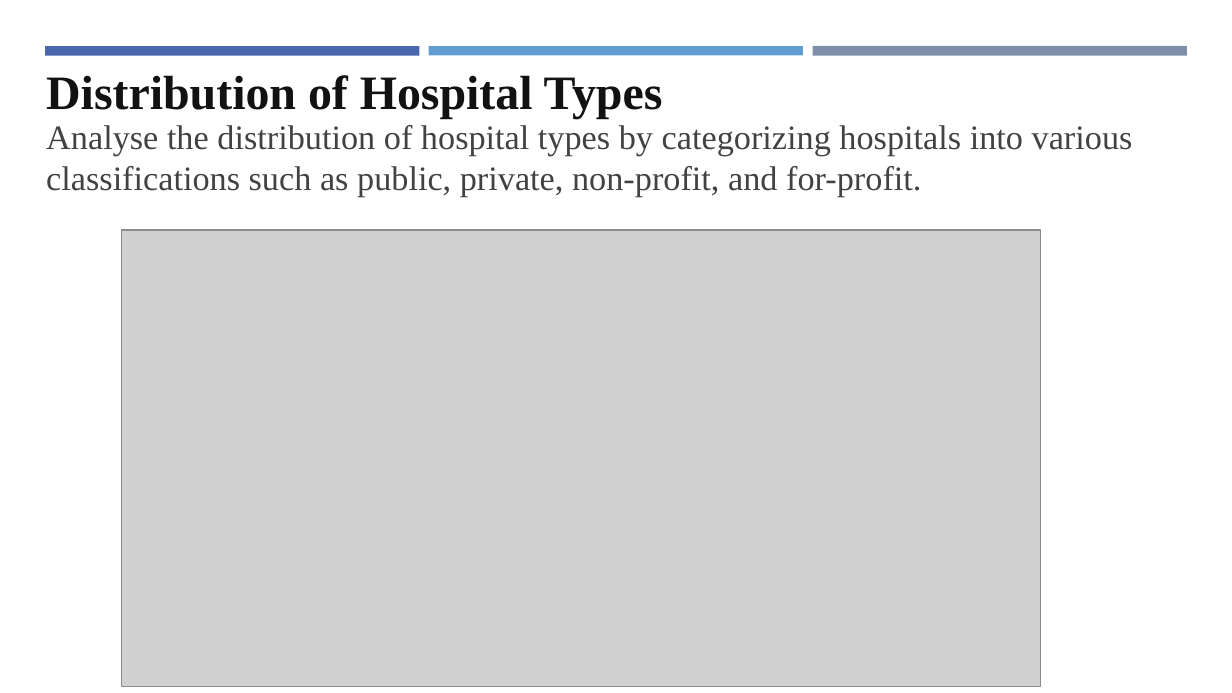
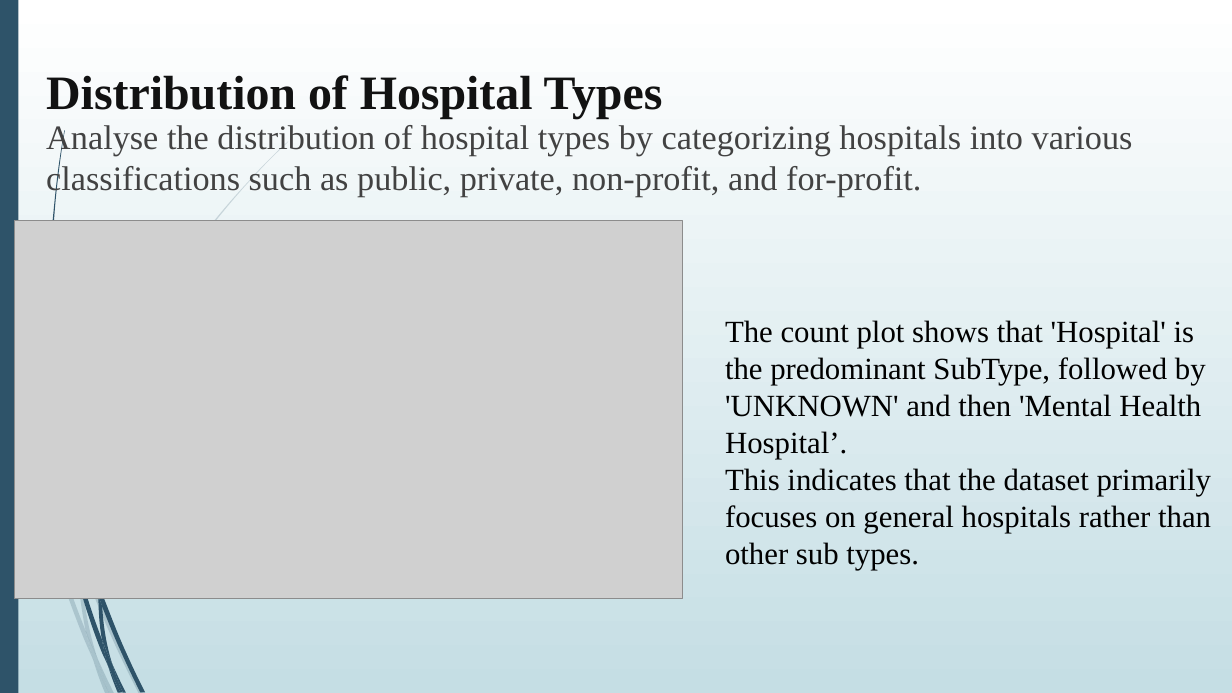
Before and after one commit to kouakoua1/Hospital-Analysis, a slide deck: slide 13 of 5 - Hospital Data Analysis report - Presentation.pptx (slide 14 before the commit). Drawn at 1232x693 pixels with LibreOffice and Linux fonts; fonts in the diff are those of the drawing; grey boxes stand for pictures. Boxes give left, top, right and bottom in pixels: in the first picture for what was removed or moved away, otherwise in the second. Text is boxed around its words. In the diff, an @@ line names an element or a change of style, - is before the commit and + after.

```diff
--- a/5 - Hospital Data Analysis report - Presentation.pptx
+++ b/5 - Hospital Data Analysis report - Presentation.pptx
@@ background #FFFFFF to gradient #FFFFFF to #C5DEE5 @@
@@ rectangle added at [0, 0, 18, 692], fill #2E5369 @@
@@ rectangle removed at [46, 47, 420, 57] @@
@@ rectangle removed at [429, 47, 803, 55] @@
@@ rectangle removed at [813, 46, 1188, 55] @@
@@ picture: place and size @@
-picture at [121, 230, 1040, 686]
+picture at [15, 221, 683, 599]
@@ text added at [725, 320, 1211, 570], 18 pt, text #000000 @@
+The count plot shows that 'Hospital' is the predominant SubType, followed by 'UNKNOWN' and then 'Mental Health Hospital’.
+This indicates that the dataset primarily focuses on general hospitals rather than other sub types.
@@ group added at [0, 142, 288, 693]: 9 freeform shapes @@
@@ group added at [2, 0, 145, 693]: 9 freeform shapes @@
```
Also in this commit, not shown: 18 other slides changed, 4 slides added, 15 slides removed, 1 other file.
